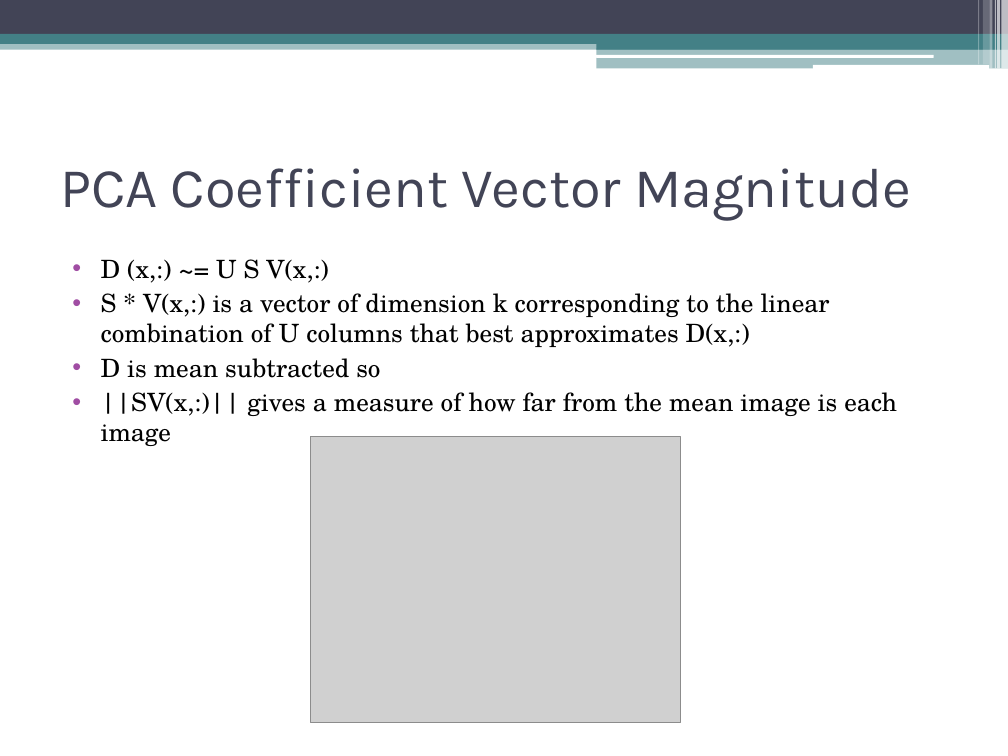
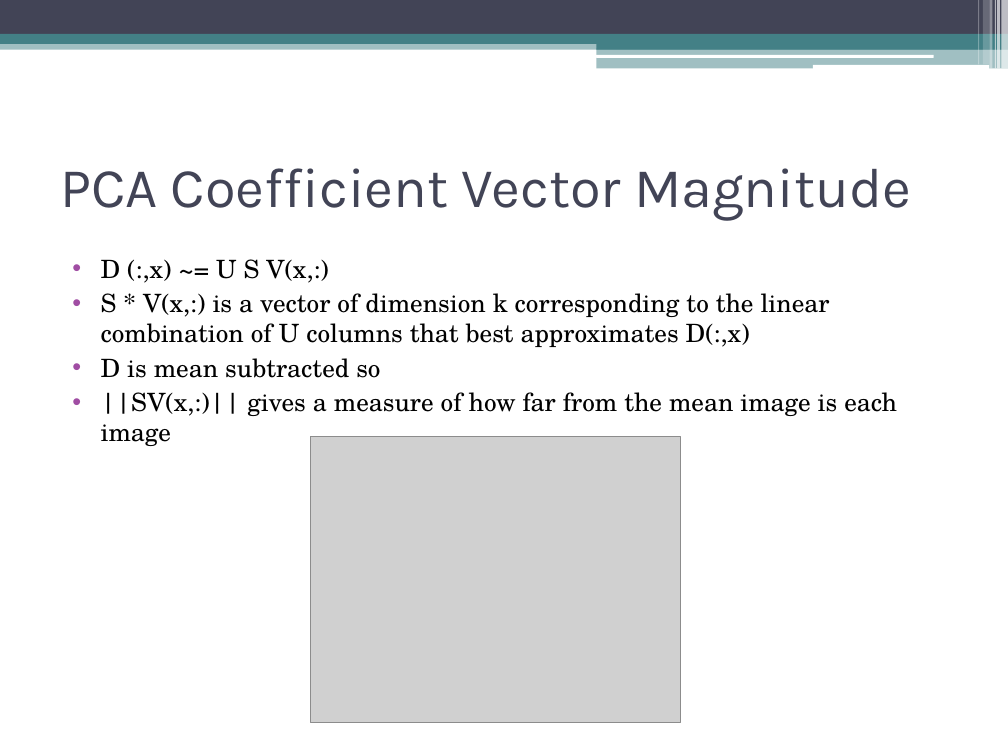
Before and after one commit to dyross/davidrossmastersproject, a slide deck: slide 23 of mastersProject/presentation/visualizationToolsForWebcams.pptx. Drawn at 1008x756 pixels with LibreOffice and Linux fonts; fonts in the diff are those of the drawing; grey boxes stand for pictures. Boxes give left, top, right and bottom in pixels: in the first picture for what was removed or moved away, otherwise in the second. Text is boxed around its words. In the diff, an @@ line names an element or a change of style, - is before the commit and + after.

```diff
--- a/mastersProject/presentation/visualizationToolsForWebcams.pptx
+++ b/mastersProject/presentation/visualizationToolsForWebcams.pptx
@@ text at (101,259,830,347): text changed @@
-• D (x,:) ~= U S V(x,:)
-• S * V(x,:) is a vector of dimension k corresponding to the linear combination of U columns that best approximates D(x,:)
+• D (:,x) ~= U S V(x,:)
+• S * V(x,:) is a vector of dimension k corresponding to the linear combination of U columns that best approximates D(:,x)
```
Also in this commit, not shown: 4 other slides changed, 4 slides added, 22 other files.
